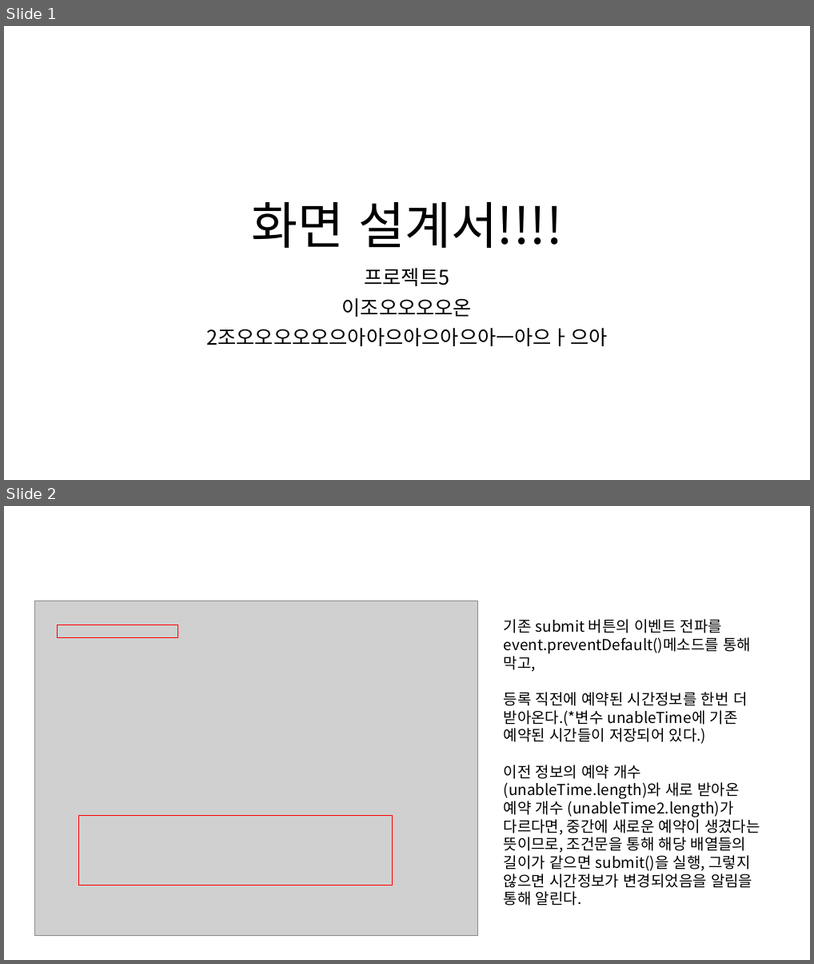
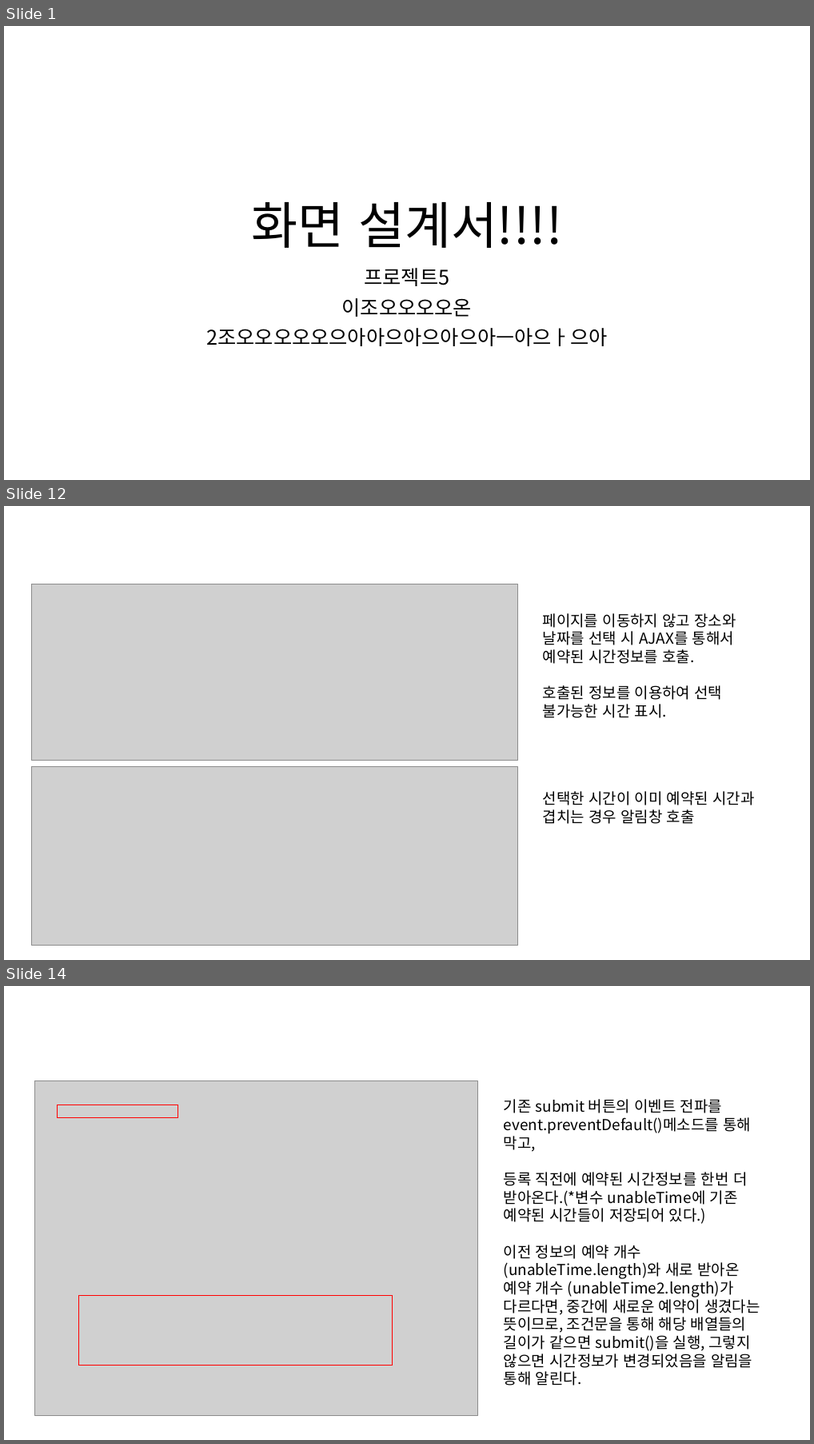
Before and after one commit to ezenteam2/e-Zone, a slide deck: 0 발표용 파워포인트/0501 5차발표/0501 project05 - 파워포인트 - 형준.pptx. Shown one above the other, each under a label of ours: slides 1 and 2 before the commit, slides 1, 12 and 14 after it; the slides between them are not shown. The pictures are 814x964 and 814x1444 pixels, drawn with LibreOffice and Linux fonts; fonts in the diff are those of the drawing; grey boxes stand for pictures. Boxes give left, top, right and bottom in pixels: in the first picture for what was removed or moved away, otherwise in the second. Text is boxed around its words. In the diff, an @@ line names an element or a change of style, - is before the commit and + after.

```diff
--- a/0 발표용 파워포인트/0501 5차발표/0501 project05 - 파워포인트 - 형준.pptx
+++ b/0 발표용 파워포인트/0501 5차발표/0501 project05 - 파워포인트 - 형준.pptx
@@ slide 12 added at [4,506,810,960], background #FFFFFF @@
@@ picture added at [31,584,518,760] @@
@@ text added at [543,613,737,718], 18 pt, text #000000 @@
+페이지를 이동하지 않고 장소와 날짜를 선택 시 AJAX를 통해서 예약된 시간정보를 호출.
+호출된 정보를 이용하여 선택 불가능한 시간 표시.
@@ picture added at [31,767,518,945] @@
@@ text added at [543,791,754,824], 18 pt, text #000000 @@
+선택한 시간이 이미 예약된 시간과 겹치는 경우 알림창 호출
@@ what was slide 2 is now slide 14 @@
```
Also in this commit, not shown: 31 other slides added.
